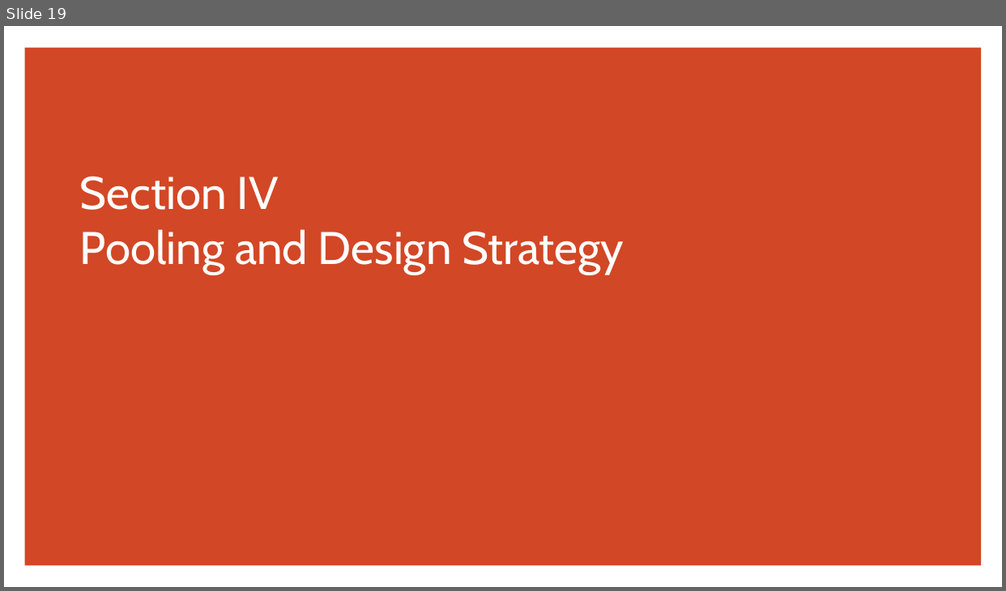
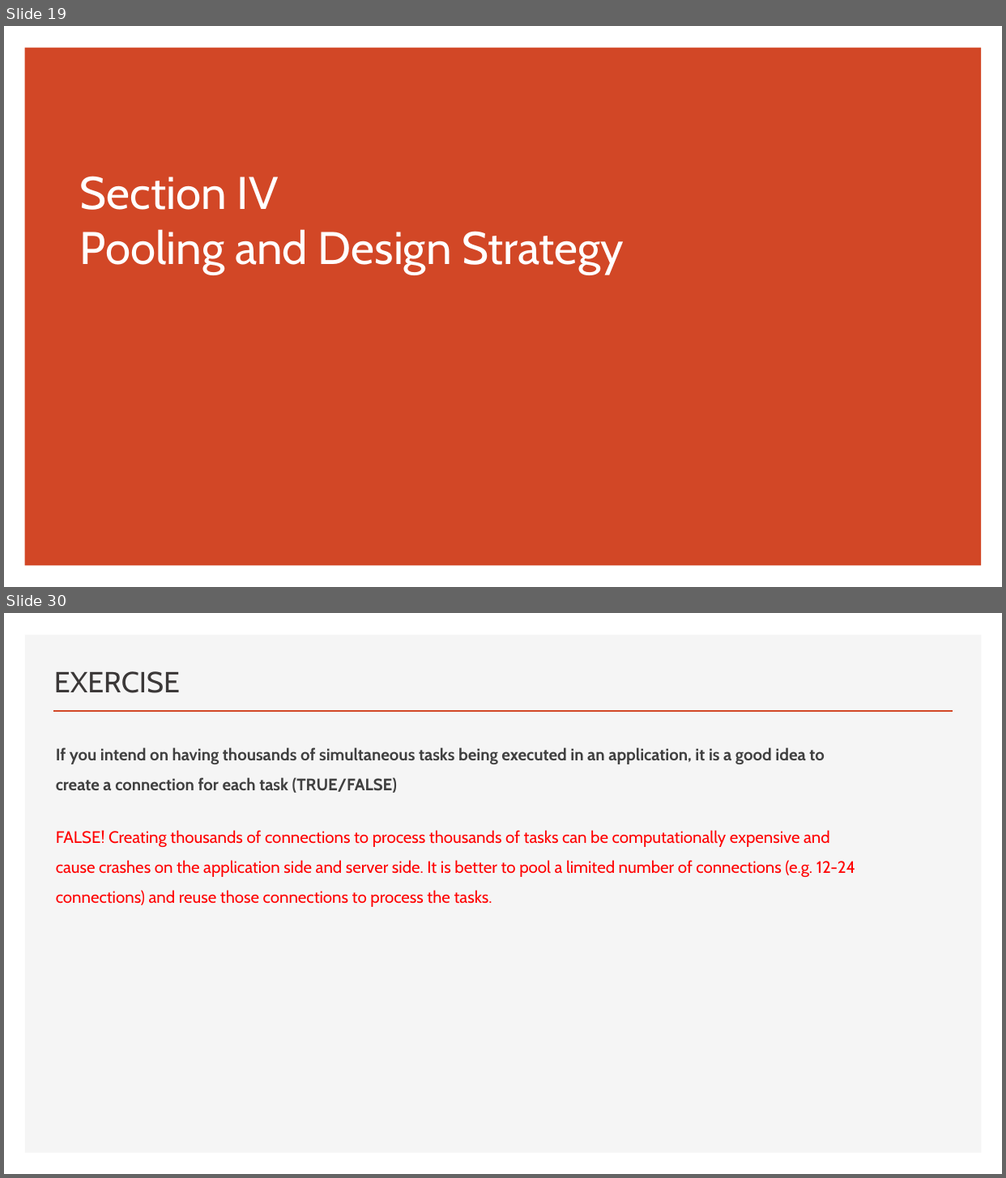
Before and after one commit to thomasnield/oreilly_programming_with_sql, a slide deck: oreilly_programming_with_sql.pptx. Shown one above the other, each under a label of ours: slide 19 before the commit, slides 19 and 30 after it; the slides between them are not shown. The pictures are 1006x591 and 1006x1178 pixels, drawn with LibreOffice and Linux fonts; fonts in the diff are those of the drawing. Boxes give left, top, right and bottom in pixels: in the first picture for what was removed or moved away, otherwise in the second. Text is boxed around its words. In the diff, an @@ line names an element or a change of style, - is before the commit and + after.

```diff
--- a/oreilly_programming_with_sql.pptx
+++ b/oreilly_programming_with_sql.pptx
@@ slide 30 added at [4, 613, 1002, 1174], background #FFFFFF @@
@@ rectangle added at [25, 635, 982, 1153], fill #F5F5F5 @@
@@ title added at [54, 671, 180, 693], 28 pt, text #3B3838 @@
+EXERCISE
@@ line added from (53, 711) to (953, 711), #D24726 2 pt @@
@@ text added at [56, 747, 855, 907], 16 pt, text #FF0000 @@
+If you intend on having thousands of simultaneous tasks being executed in an application, it is a good idea to create a connection for each task (TRUE/FALSE)
+FALSE! Creating thousands of connections to process thousands of tasks can be computationally expensive and cause crashes on the application side and server side. It is better to pool a limited number of connections (e.g. 12-24 connections) and reuse those connections to process the tasks.
```
Also in this commit, not shown: 1 slide changed, 14 other slides added, 3 other files.
